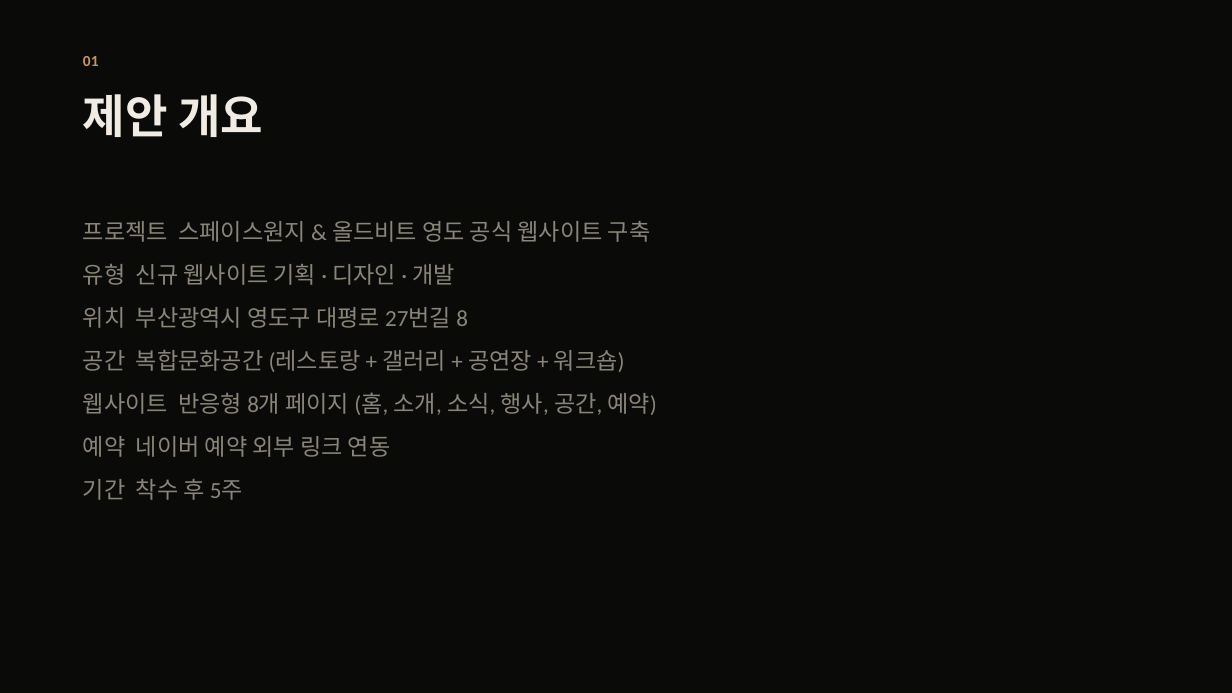
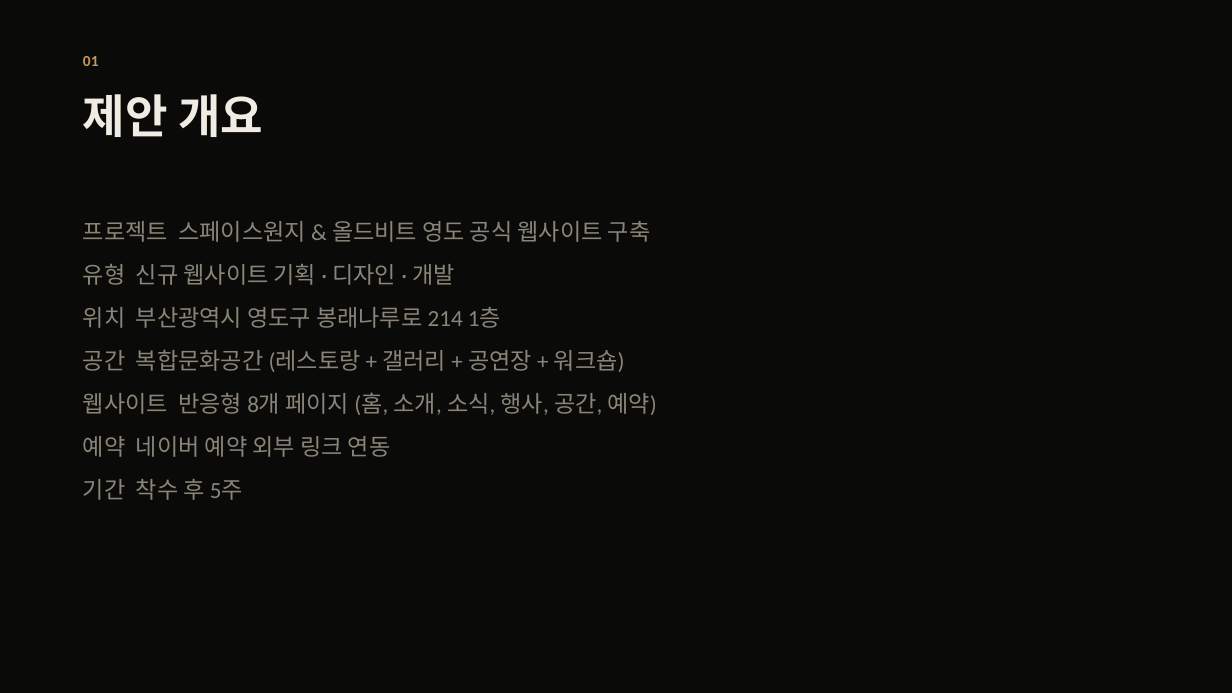
Before and after one commit to Skyline-Works/onez-oldbeat, a slide deck: slide 2 of SpaceONEZ_제안서.pptx. Drawn at 1232x693 pixels with LibreOffice and Linux fonts; fonts in the diff are those of the drawing. Boxes give left, top, right and bottom in pixels: in the first picture for what was removed or moved away, otherwise in the second. Text is boxed around its words. In the diff, an @@ line names an element or a change of style, - is before the commit and + after.

```diff
--- a/SpaceONEZ_제안서.pptx
+++ b/SpaceONEZ_제안서.pptx
@@ text at [83, 307, 501, 328]: text changed @@
-위치 부산광역시 영도구 대평로 27번길 8
+위치 부산광역시 영도구 봉래나루로 214 1층
```
Also in this commit, not shown: 28 other files.
